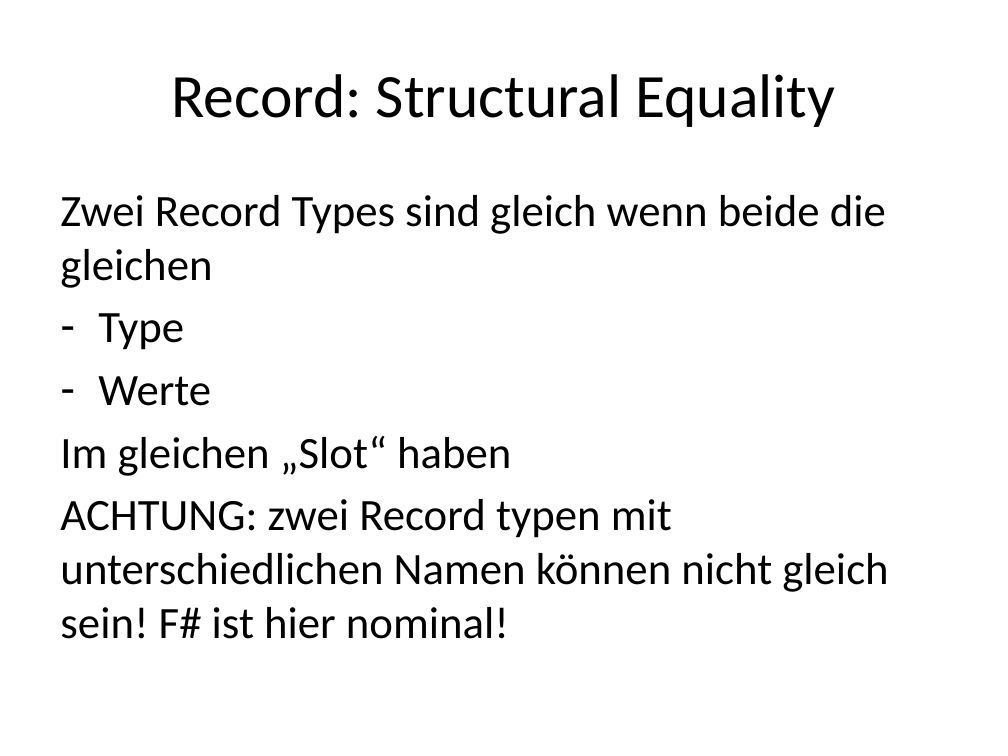
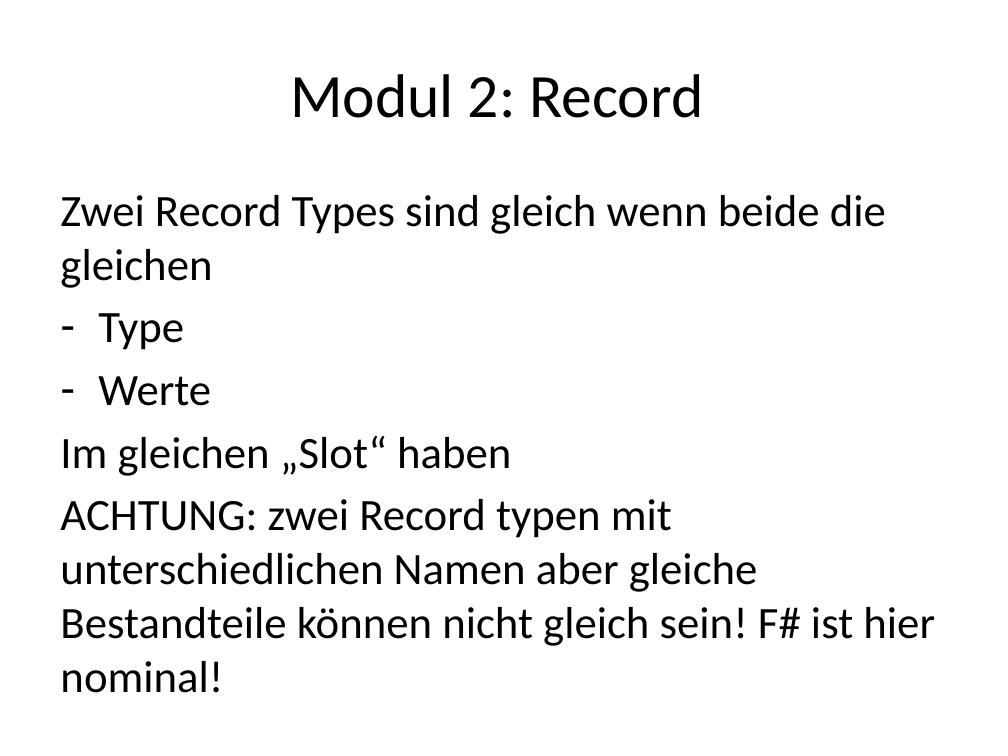
Before and after one commit to nasserbrake/Spartakiade2017, a slide deck: slide 46 of FSharp.pptx (slide 43 before the commit). Drawn at 1008x756 pixels with LibreOffice and Linux fonts; fonts in the diff are those of the drawing. Boxes give left, top, right and bottom in pixels: in the first picture for what was removed or moved away, otherwise in the second. Text is boxed around its words. In the diff, an @@ line names an element or a change of style, - is before the commit and + after.

Commit message:
Records

```diff
--- a/FSharp.pptx
+++ b/FSharp.pptx
@@ title at (290, 74, 703, 118): text changed @@
-Record: Structural Equality
+Modul 2: Record
@@ text at (60, 499, 935, 693): text changed @@
-ACHTUNG: zwei Record typen mit unterschiedlichen Namen können nicht gleich sein! F# ist hier nominal!
+ACHTUNG: zwei Record typen mit unterschiedlichen Namen aber gleiche Bestandteile können nicht gleich sein! F# ist hier nominal!
```
Also in this commit, not shown: 2 other slides changed, 3 slides added, 5 other files.
